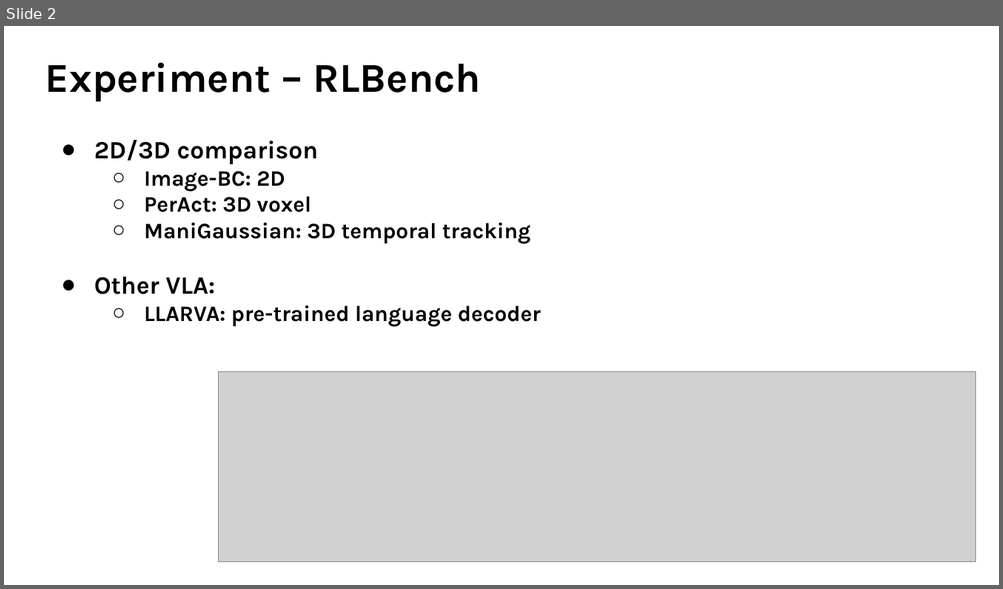
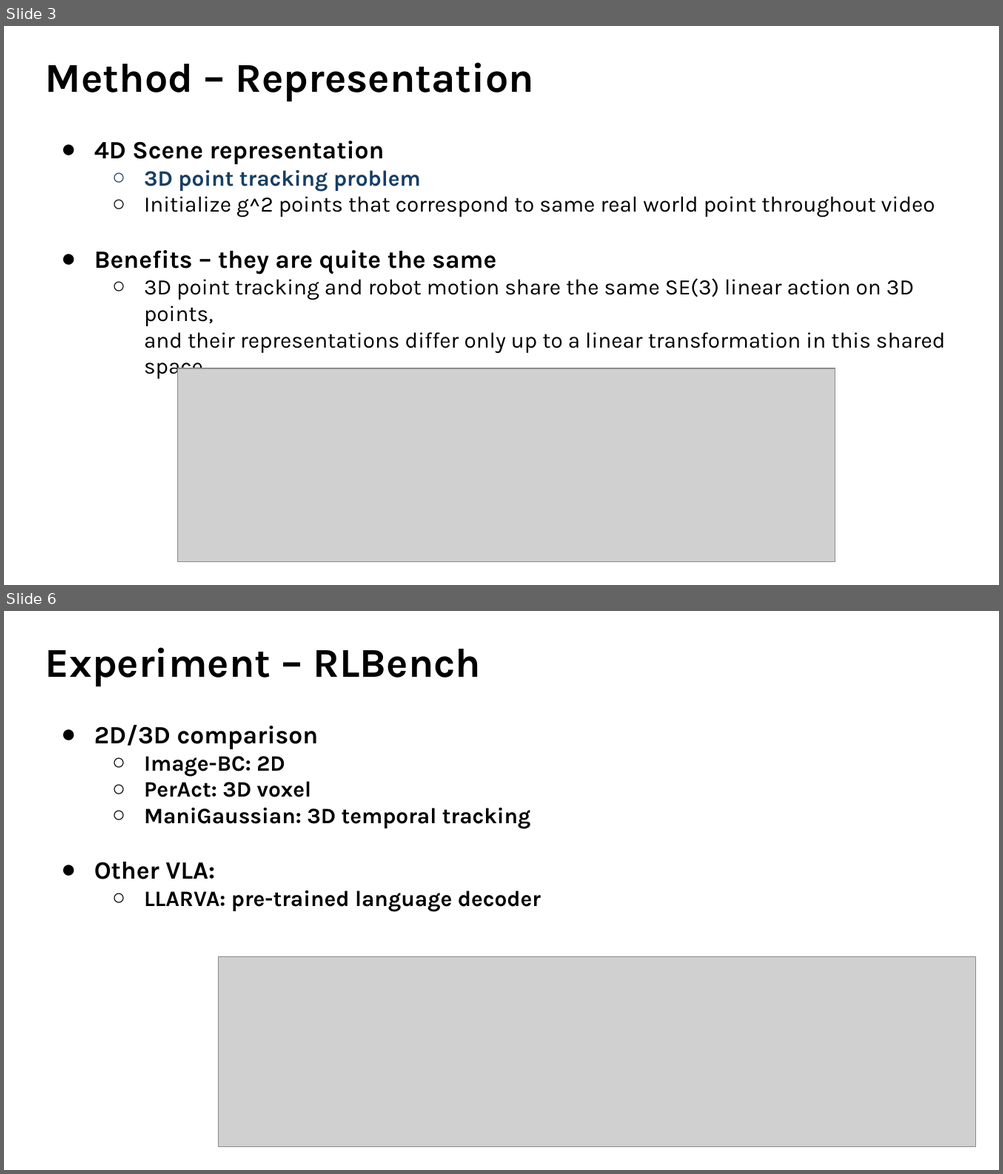
Before and after one commit to Lukelaitw/2025-VLL-undergraduate-research, a slide deck: week5/VLL_5_ARM4R_1124.pptx. Shown one above the other, each under a label of ours: slide 2 before the commit, slides 3 and 6 after it; the slides between them are not shown. The pictures are 1003x589 and 1003x1174 pixels, drawn with LibreOffice and Linux fonts; fonts in the diff are those of the drawing; grey boxes stand for pictures. Boxes give left, top, right and bottom in pixels: in the first picture for what was removed or moved away, otherwise in the second. Text is boxed around its words. In the diff, an @@ line names an element or a change of style, - is before the commit and + after.

```diff
--- a/week5/VLL_5_ARM4R_1124.pptx
+++ b/week5/VLL_5_ARM4R_1124.pptx
@@ slide 3 added at [4, 26, 999, 585], background #FFFFFF @@
@@ title added at [45, 62, 534, 101], 39.6 pt, text #000000, bold @@
+Method – Representation
@@ text added at [94, 141, 945, 380], 21.3 pt, text #000000 @@
+● 4D Scene representation
+  ○ 3D point tracking problem
+  ○ Initialize g^2 points that correspond to same real world point throughout video
+● Benefits – they are quite the same
+  ○ 3D point tracking and robot motion share the same SE(3) linear action on 3D points,
+    and their representations differ only up to a linear transformation in this shared space.
@@ picture added at [177, 369, 834, 562] @@
@@ what was slide 2 is now slide 6 @@
```
Also in this commit, not shown: 1 slide changed, 3 other slides added.
